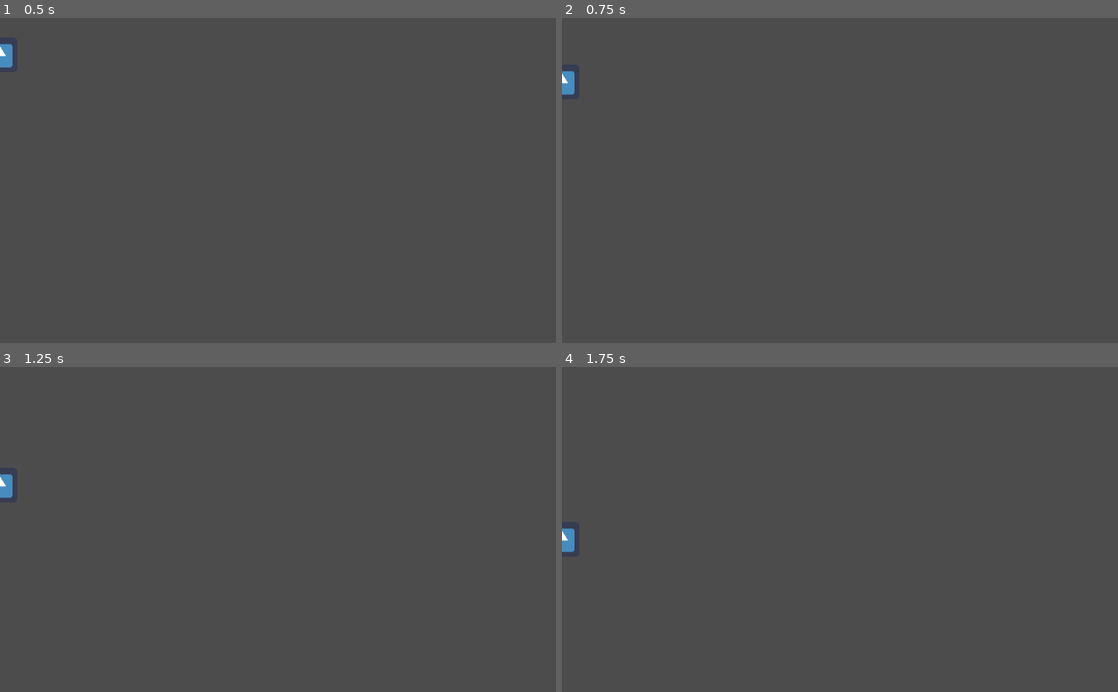
Above: before the commit, frames 1-4 (two rows, left to right).
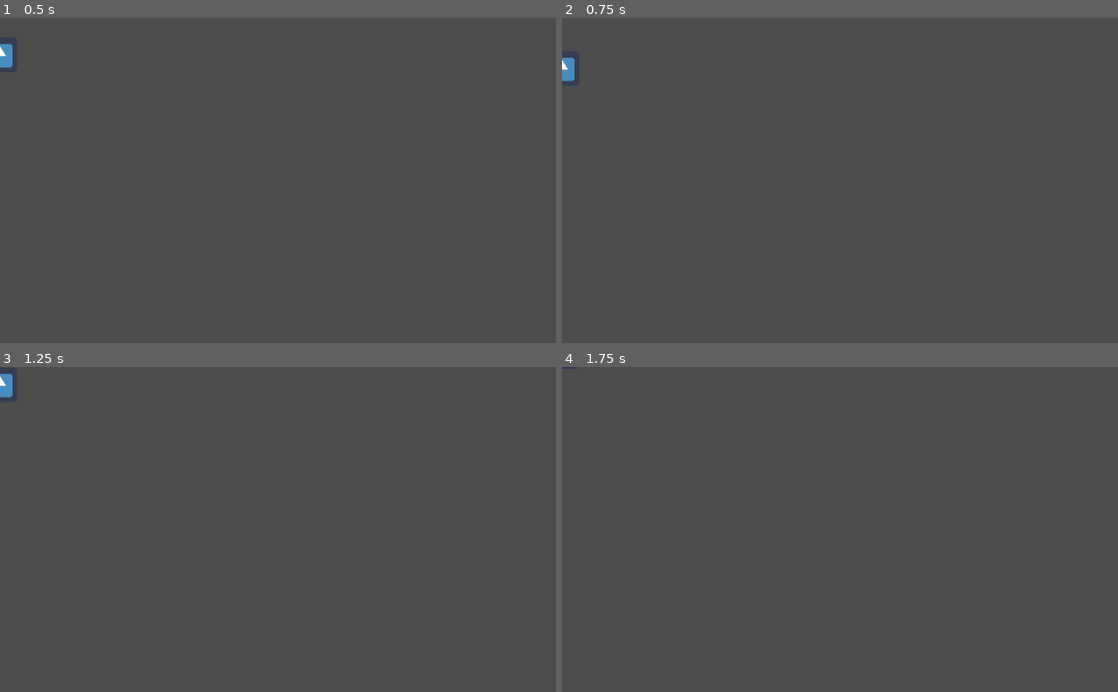
Above: after the commit, the same moments.

Repository: Chamerli-sh/Flappy-Things
Game: Godot game, scene res://Player/Player.tscn
The game is run twice, just before and just after one commit, with the same random seed, the same clock (stepped at 60 frames per second) and the same inputs. The project has no main scene, so this scene is started directly. The engine's default icon, where the game draws it, is replaced by a stand-in: a white triangle on a blue panel in a dark square.
Inputs:
- Up to frame 1 (0.5 s): no input
- Up to frame 2 (0.75 s): tap Up (jump, bound only after the commit) at 0.6 s
- Up to frame 3 (1.25 s): tap Up (jump, bound only after the commit) at 0.77, 1.07 s
- Up to frame 4 (1.75 s): tap Up (jump, bound only after the commit) at 1.35, 1.52 s

Frame 1 is identical in both runs. In frame 2, 0.2% of the frame differs, in the area x 0-3%, y 12-24%; in frame 3, 0.3%, in the area x 0-3%, y 2-41%; in frame 4, 0.2%.

Commit message:
Add a world for debuging purpos

Diff:
--- a/Player/Player.gd
+++ b/Player/Player.gd
@@ -11,6 +11,7 @@
 func _physics_process(delta):
 	if Input.is_action_just_released("jump"):
 		motion.y = -JUMP_SPEED
+		print("The Player just jumped")
 
 	motion.y += GRAVITY
 	if motion.y > MAX_FALL_SPEED:
--- a/project.godot
+++ b/project.godot
@@ -13,6 +13,17 @@
 config/name="Flappy-Things"
 config/icon="res://icon.png"
 
+[input]
+
+jump={
+"deadzone": 0.5,
+"events": [ Object(InputEventKey,"resource_local_to_scene":false,"resource_name":"","device":0,"alt":false,"shift":false,"control":false,"meta":false,"command":false,"pressed":false,"scancode":16777232,"unicode":0,"echo":false,"script":null)
+, Object(InputEventKey,"resource_local_to_scene":false,"resource_name":"","device":0,"alt":false,"shift":false,"control":false,"meta":false,"command":false,"pressed":false,"scancode":87,"unicode":0,"echo":false,"script":null)
+, Object(InputEventJoypadButton,"resource_local_to_scene":false,"resource_name":"","device":0,"button_index":0,"pressure":0.0,"pressed":false,"script":null)
+, Object(InputEventJoypadMotion,"resource_local_to_scene":false,"resource_name":"","device":0,"axis":1,"axis_value":-1.0,"script":null)
+ ]
+}
+
 [physics]
 
 common/enable_pause_aware_picking=true
